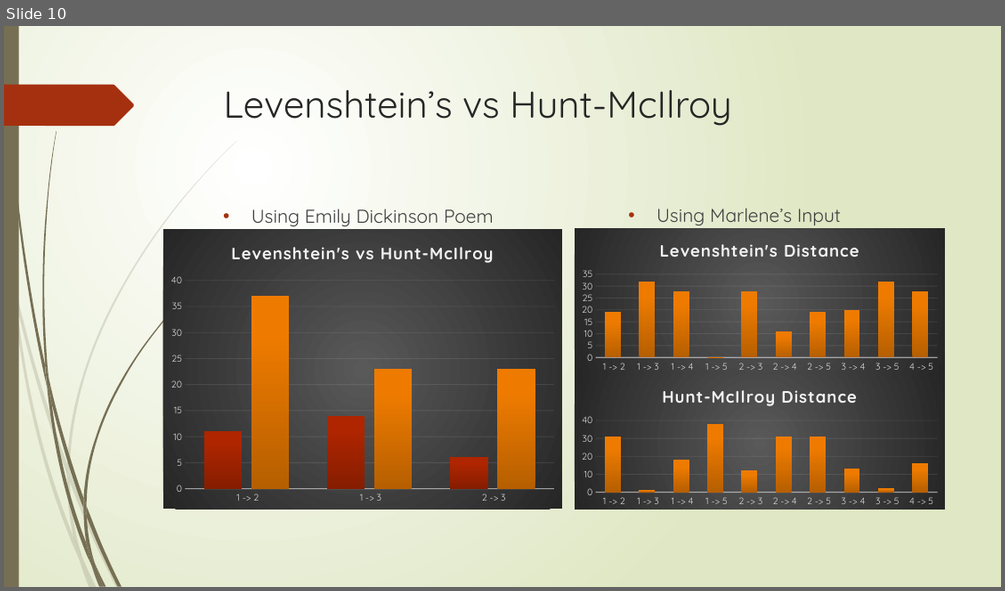
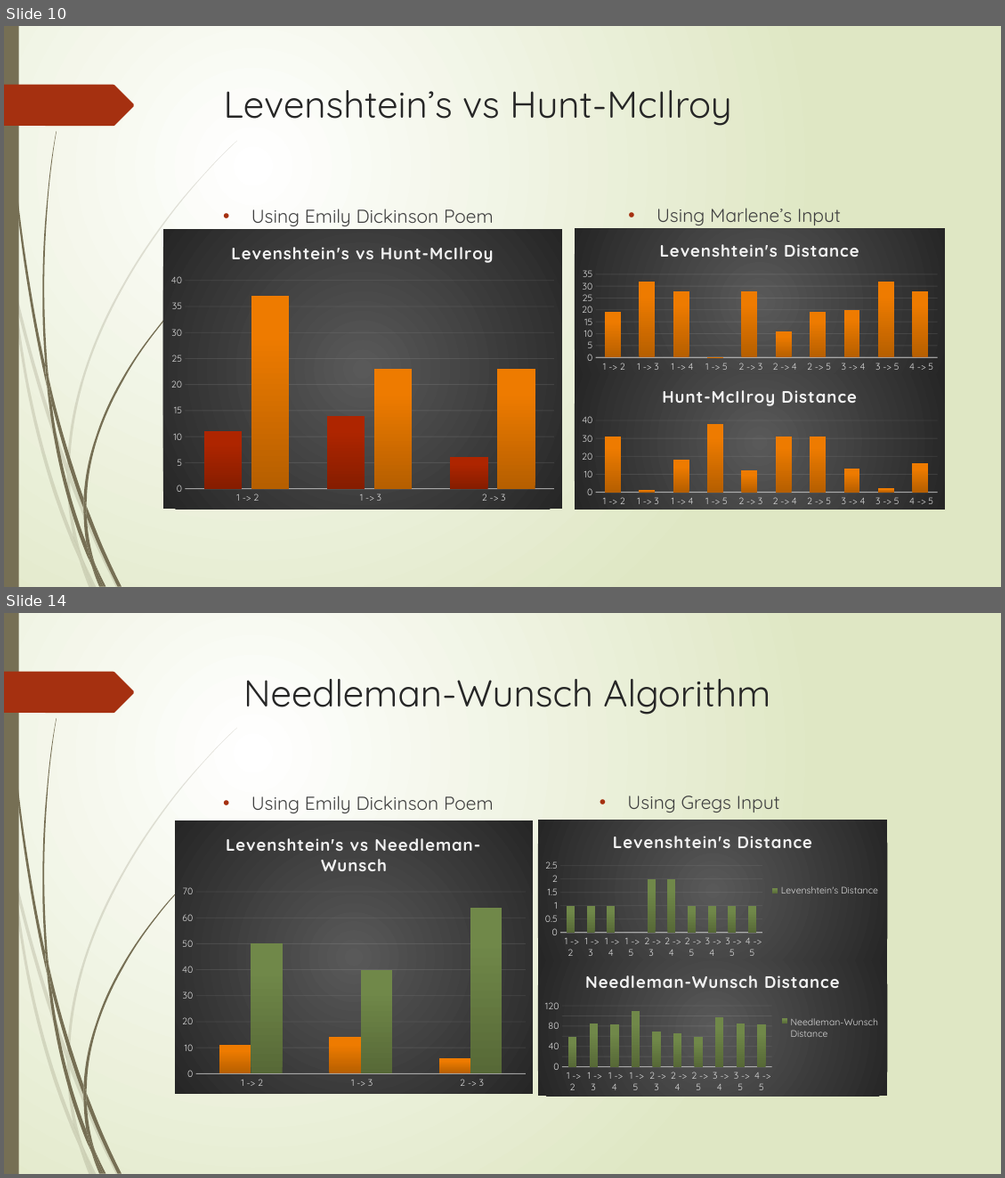
Before and after one commit to AthensStateComputerScience/DigitalHumanities, a slide deck: PowerPoint/Digital Humanities.pptx. Shown one above the other, each under a label of ours: slide 10 before the commit, slides 10 and 14 after it; the slides between them are not shown. The pictures are 1005x591 and 1005x1178 pixels, drawn with LibreOffice and Linux fonts; fonts in the diff are those of the drawing. Boxes give left, top, right and bottom in pixels: in the first picture for what was removed or moved away, otherwise in the second. Text is boxed around its words. In the diff, an @@ line names an element or a change of style, - is before the commit and + after.

Commit message:
adding Greg's chart slides
adding Greg's chart slides

```diff
--- a/PowerPoint/Digital Humanities.pptx
+++ b/PowerPoint/Digital Humanities.pptx
@@ slide 14 added at [4,613,1001,1174], background gradient #FFFFFF to #DFE8C4; not listed: 24 template elements that a slide beside it also shows @@
@@ title added at [243,679,770,714], 36 pt, text #262626 @@
+Needleman-Wunsch Algorithm
@@ text added at [251,795,494,813], 18 pt, text #404040 @@
+• Using Emily Dickinson Poem
@@ text added at [627,795,780,812], 18 pt, text #404040 @@
+• Using Gregs Input
@@ column chart added at [175,820,534,1093] @@
+title "Levenshtein's vs Needleman-Wunsch"
+categories:  1 -> 2,  1 -> 3,  2 -> 3
+Series 1: 11, 14, 6
+Series 2: 50, 40, 64
@@ column chart added at [538,820,887,962] @@
+title "Levenshtein's Distance"
+categories:  1 -> 2,  1 -> 3,  1 -> 4,  1 -> 5,  2 -> 3,  2 -> 4,  2 -> 5,  3 -> 4,  3 -> 5,  4 -> 5
+Levenshtein's Distance: 1, 1, 1, 0, 2, 2, 1, 1, 1, 1
@@ column chart added at [538,960,887,1095] @@
+title "Needleman-Wunsch Distance"
+categories:  1 -> 2,  1 -> 3,  1 -> 4,  1 -> 5,  2 -> 3,  2 -> 4,  2 -> 5,  3 -> 4,  3 -> 5,  4 -> 5
+Needleman-Wunsch Distance: 59, 85, 84, 109, 69, 66, 59, 98, 85, 84
```
Also in this commit, not shown: 1 slide changed, 3 other slides added, 2 slides removed.
